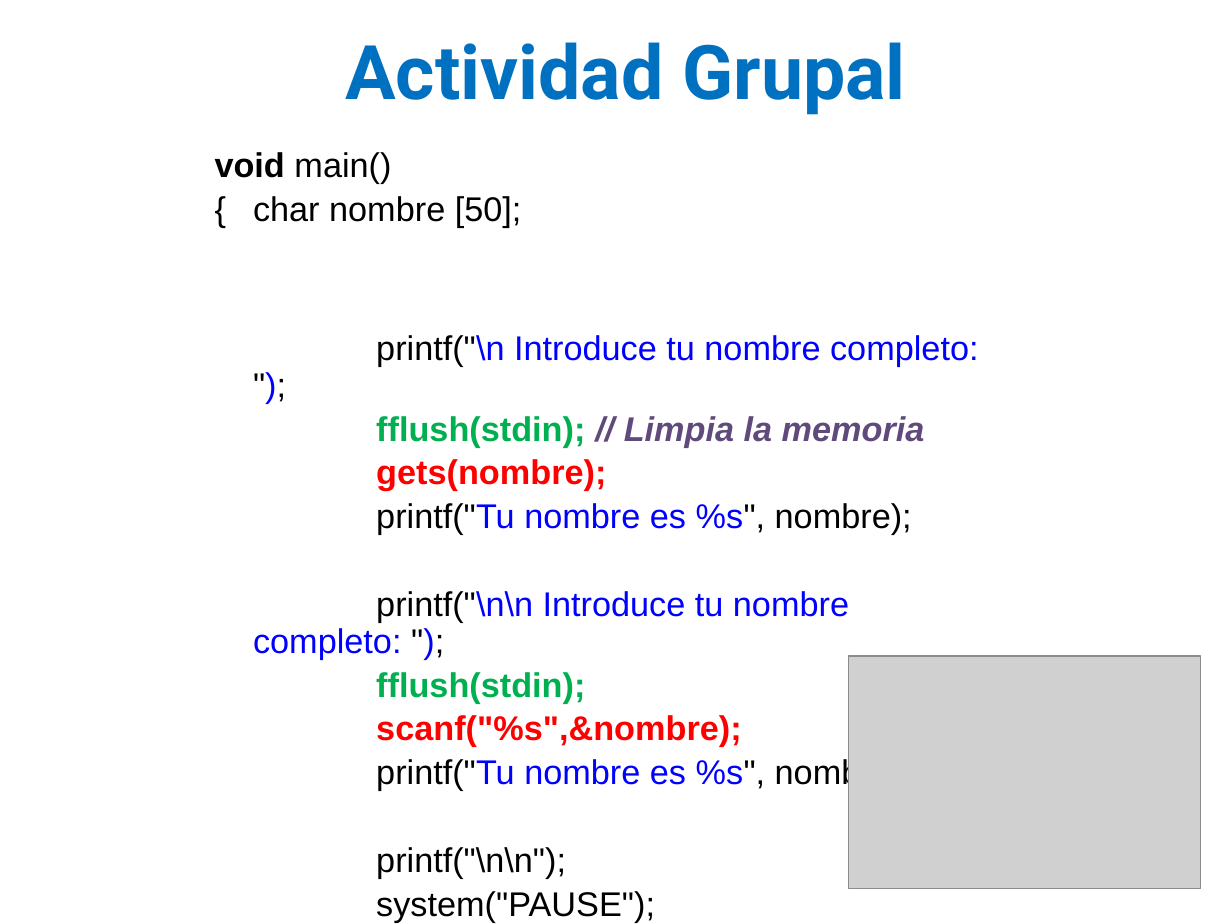
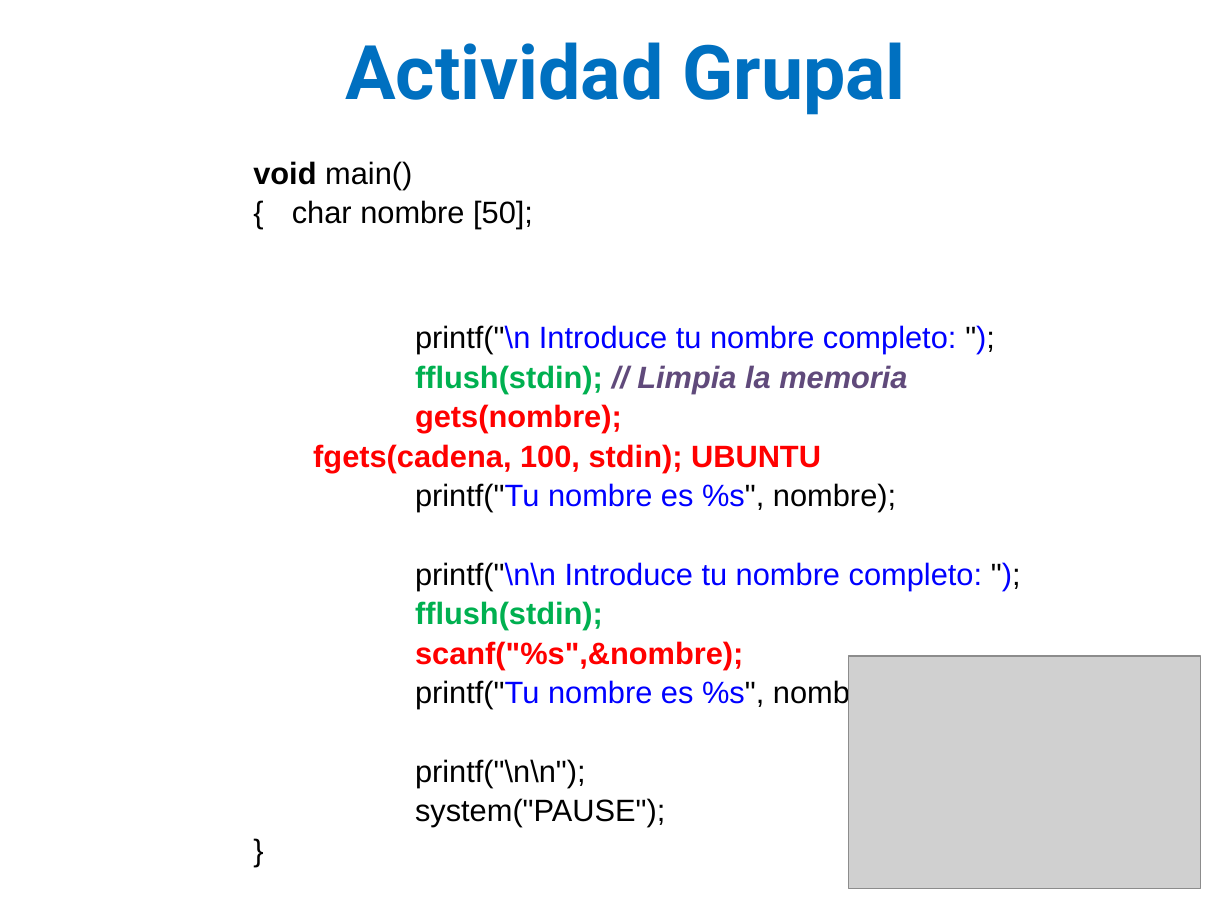
Before and after one commit to lizetheP/SolucionProblemas, a slide deck: slide 9 of CalendarioAgo20/Presentaciones/12_Cadenas.pptx. Drawn at 1232x924 pixels with LibreOffice and Linux fonts; fonts in the diff are those of the drawing; grey boxes stand for pictures. Boxes give left, top, right and bottom in pixels: in the first picture for what was removed or moved away, otherwise in the second. Text is boxed around its words. In the diff, an @@ line names an element or a change of style, - is before the commit and + after.

```diff
--- a/CalendarioAgo20/Presentaciones/12_Cadenas.pptx
+++ b/CalendarioAgo20/Presentaciones/12_Cadenas.pptx
@@ text "void main()": place and size @@
-text "void main()" at <box>215,152,978,922</box>
+text "void main()" at <box>253,161,982,827</box>
@@ text at <box>253,161,982,827</box>: size 20 to 18 pt @@
@@ text at <box>313,444,821,472</box>: paragraph added @@
+  fgets(cadena, 100, stdin); UBUNTU
```
Also in this commit, not shown: 7 other slides changed.
